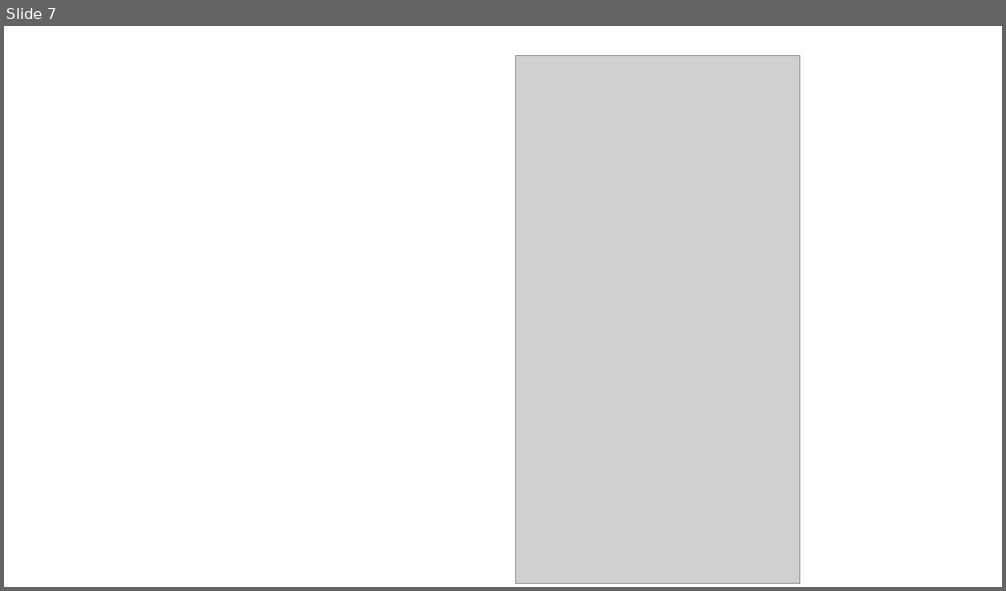
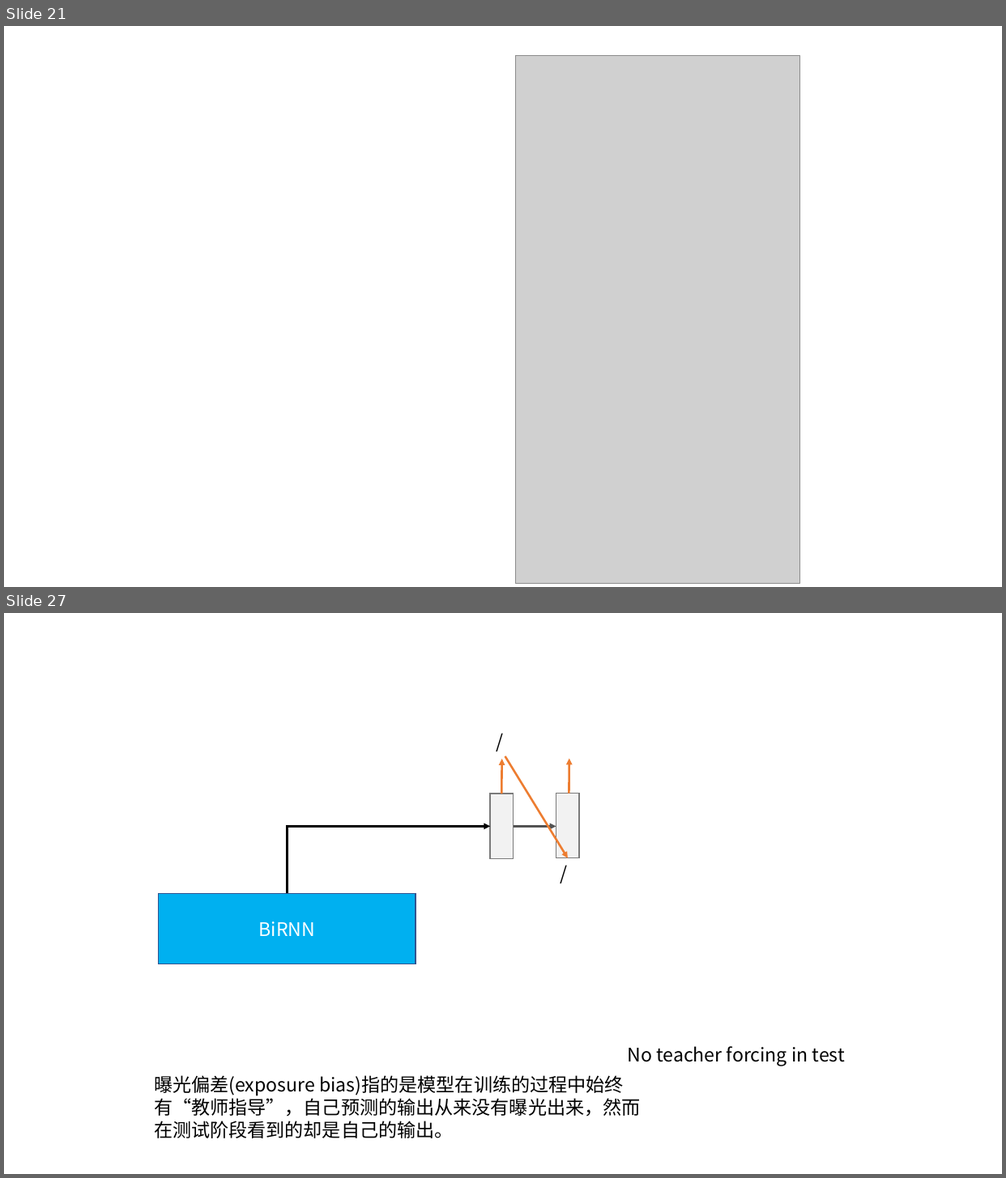
Before and after one commit to xhsun1997/MWP, a slide deck: ppt/mwp.pptx. Shown one above the other, each under a label of ours: slide 7 before the commit, slides 21 and 27 after it; the slides between them are not shown. The pictures are 1006x591 and 1006x1178 pixels, drawn with LibreOffice and Linux fonts; fonts in the diff are those of the drawing; grey boxes stand for pictures. Boxes give left, top, right and bottom in pixels: in the first picture for what was removed or moved away, otherwise in the second. Text is boxed around its words. In the diff, an @@ line names an element or a change of style, - is before the commit and + after.

```diff
--- a/ppt/mwp.pptx
+++ b/ppt/mwp.pptx
@@ slide 27 added at bbox=[4, 613, 1002, 1174], background #FFFFFF @@
@@ text added at bbox=[472, 726, 539, 756], 18 pt, text #000000 @@
+/
@@ arrow added from (505, 756) to (568, 858), #ED7D31 2 pt @@
@@ arrow added from (569, 794) to (569, 758), #ED7D31 2 pt @@
@@ arrow added from (502, 794) to (502, 759), #ED7D31 2 pt @@
@@ rectangle added at bbox=[490, 794, 513, 859], fill #F2F2F2, outline #7A7A7A 1 pt @@
@@ rectangle added at bbox=[556, 794, 580, 858], fill #F2F2F2, outline #7A7A7A 1 pt @@
@@ elbow arrow added from (287, 894) to (490, 826), #000000 2 pt @@
@@ arrow added from (513, 826) to (556, 826), #525252 2 pt @@
@@ text added at bbox=[535, 858, 602, 888], 18 pt, text #000000 @@
+/
@@ rectangle added at bbox=[158, 894, 415, 964], fill #00B0F0, outline #325491 1 pt, 18 pt, text #FFFFFF @@
+BiRNN
@@ text added at bbox=[627, 1046, 845, 1067], 18 pt, text #000000 @@
+No teacher forcing in test
@@ text added at bbox=[154, 1076, 641, 1139], 18 pt, text #000000 @@
+曝光偏差(exposure bias)指的是模型在训练的过程中始终有“教师指导”，自己预测的输出从来没有曝光出来，然而在测试阶段看到的却是自己的输出。
@@ what was slide 7 is now slide 21 @@
```
Also in this commit, not shown: 1 slide changed, 23 other slides added, 1 slide removed, 5 other files.
